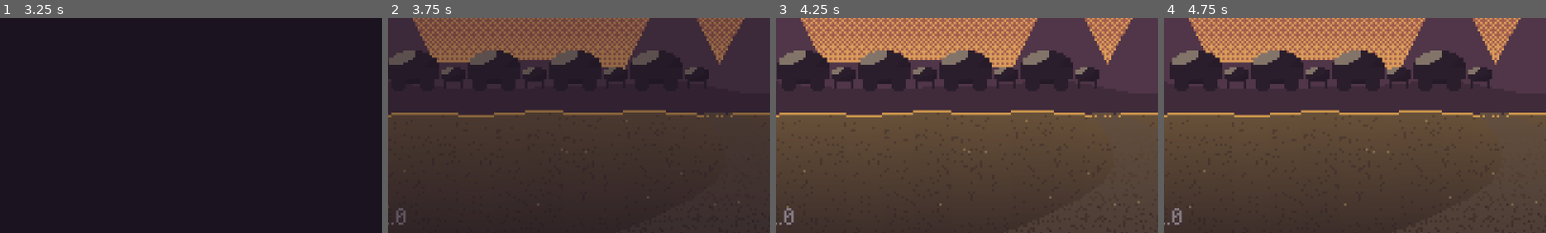
Above: before the commit, frames 1-4 (left to right).
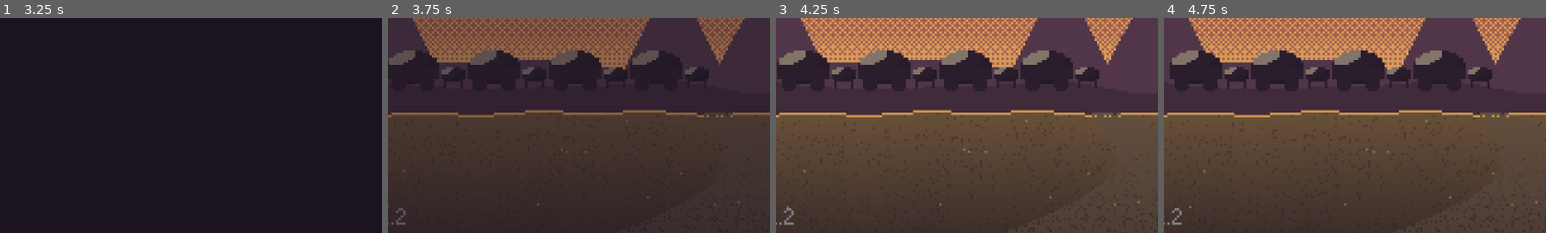
Above: after the commit, the same moments.

Repository: rodriguezric/the_caravan_thief
Game: Godot game, scene res://scenes/shell.tscn
Two runs of this game, one before a commit and one after it. Both use one fixed random seed, a clock stepped at 60 frames per second and the inputs below.
Inputs (mouse positions are % of the whole screen's width and height, from its top left):
- Up to frame 1 (3.25 s): tap Enter at 0.5 s; move the mouse to (72, 45) at 0.52 s; hold Right (right) 0.53-1.25 s; hold Shift (run) 0.53-1.25 s; click (72, 45) at 0.67 s; tap Space at 0.77, 1.07 s; tap Z (accept) at 1.25 s; drag from (30, 55) to (45, 70) at 1.27 s; move the mouse to (60, 28) at 2.02 s; hold Right (right) 2.03-2.75 s; hold Shift (run) 2.03-2.75 s; drag from (45, 70) to (20, 35) at 2.77 s
- Up to frame 2 (3.75 s): move the mouse to (80, 65) at 3.52 s; hold Left (left) from 3.53 s (still down); hold Shift (run) from 3.53 s (still down); tap Keypad Enter at 3.6 s
- Up to frame 3 (4.25 s): keep holding Left (left); keep holding Shift (run); tap Space at 3.77, 4.07 s; tap X (cancel) at 4.15 s
- Up to frame 4 (4.75 s): release Left (left) at 4.25 s; release Shift (run) at 4.25 s; drag from (20, 35) to (35, 25) at 4.27 s
The pictures show only the part of the screen within x 7-57%, y 49-99%; the shares and areas given below are measured in that part.

Frame 1 is identical in both runs. In frame 2, 0.1% of the frame differs, in the area x 2-5%, y 90-97%; in frame 3, 0.1%; in frame 4, 0.1%.

Commit message:
bugfix_dialog_bounce

Diff:
--- a/project.godot
+++ b/project.godot
@@ -12,7 +12,7 @@
 
 config/name="The Caravan Thief"
 config/description="Sword Stories: The Caravan Thief. A heist JRPG about a thief, a cursed sword, and the difference between taking something and owning it."
-config/version="0.1.0"
+config/version="0.1.2"
 run/main_scene="res://scenes/shell.tscn"
 config/features=PackedStringArray("4.6")
 run/flush_stdout_on_print=true
--- a/scripts/dialog.gd
+++ b/scripts/dialog.gd
@@ -25,7 +25,16 @@
 var _anim_t := 0.0
 var _anim_portrait := ""
 var _box_tween: Tween
+var _portrait_tween: Tween
+## True while putting up the first line of a conversation (the box just opened).
+var _fresh := false
 var _open := false
+## Bumped whenever a line goes up; a pending close checks it hasn't changed.
+var _close_id := 0
+## How long the box lingers after a line before closing. A line that follows
+## within this time reuses the open box and portrait instead of replaying
+## their entrance, so a conversation opens once rather than on every line.
+const CLOSE_GRACE := 0.2
 var skip_all := false
 ## The last lines shown, oldest first: [speaker, text].
 var backlog: Array = []
@@ -102,6 +111,7 @@
 
 func _open_box(kind: String) -> void:
 	box.texture = Art.ui(kind)
+	_fresh = not _open
 	if _open:
 		return
 	_open = true
@@ -114,6 +124,7 @@
 
 
 func close() -> void:
+	_close_id += 1
 	_open = false
 	visible = false
 	pframe.visible = false
@@ -121,8 +132,19 @@
 	name_box.visible = false
 
 
+func _close_soon() -> void:
+	## Close unless another line arrives first.
+	_close_id += 1
+	var id := _close_id
+	arrow.visible = false
+	await get_tree().create_timer(CLOSE_GRACE).timeout
+	if id == _close_id and _open:
+		close()
+
+
 func _set_portrait(opts: Dictionary) -> void:
 	var p = opts.get("portrait", null)
+	var mood_changed := false
 	if p == null:
 		pframe.visible = false
 		_portrait_key = ""
@@ -141,6 +163,7 @@
 	else:
 		_anim_portrait = ""
 		var mood: String = opts.get("mood", "")
+		mood_changed = mood != _face_mood
 		pic.texture = Art.portrait(p, mood)
 		pic.position = Vector2(3, 3)
 		_face_spec = p
@@ -150,23 +173,40 @@
 		key = "%s:%s" % [p.get("id", ""), p.get("variant", "")]
 	var x := 8.0 if side == "left" else 234.0
 	var changed := key != _portrait_key or side != _portrait_side or not pframe.visible
+	# mid-conversation, speakers swap in gently; only the first face of a
+	# conversation gets the full slide-in
+	var swap := not _fresh
 	_portrait_key = key
 	_portrait_side = side
 	pframe.visible = true
+	if _portrait_tween:
+		_portrait_tween.kill()
+	pframe.scale = Vector2.ONE
+	if not changed:
+		pframe.position = Vector2(x, 40)
+		pframe.modulate.a = 1.0
 	if changed and Game.reduced_motion():
 		pframe.position = Vector2(x, 40)
 		pframe.modulate.a = 1.0
+	elif changed and swap:
+		# a new speaker mid-conversation: a quick, small cross-fade, no bounce
+		pframe.position = Vector2(x + (-6 if side == "left" else 6), 40)
+		pframe.modulate.a = 0.3
+		_portrait_tween = create_tween().set_parallel(true)
+		_portrait_tween.tween_property(pframe, "position:x", x, 0.1).set_trans(Tween.TRANS_SINE).set_ease(Tween.EASE_OUT)
+		_portrait_tween.tween_property(pframe, "modulate:a", 1.0, 0.1)
 	elif changed:
 		pframe.position = Vector2(x + (-30 if side == "left" else 30), 40)
 		pframe.modulate.a = 0.0
-		var t := create_tween().set_parallel(true)
-		t.tween_property(pframe, "position:x", x, 0.18).set_trans(Tween.TRANS_BACK).set_ease(Tween.EASE_OUT)
-		t.tween_property(pframe, "modulate:a", 1.0, 0.12)
-	else:
-		# mood swap: a little squash
+		_portrait_tween = create_tween().set_parallel(true)
+		_portrait_tween.tween_property(pframe, "position:x", x, 0.18).set_trans(Tween.TRANS_BACK).set_ease(Tween.EASE_OUT)
+		_portrait_tween.tween_property(pframe, "modulate:a", 1.0, 0.12)
+	elif mood_changed:
+		# same speaker, new expression: a little squash
 		pframe.scale = Vector2(1.06, 0.94)
 		pframe.pivot_offset = pframe.size / 2.0
-		create_tween().tween_property(pframe, "scale", Vector2.ONE, 0.12)
+		_portrait_tween = create_tween()
+		_portrait_tween.tween_property(pframe, "scale", Vector2.ONE, 0.12)
 	name_box.position.x = 10.0 if side == "left" else 310.0 - name_box.size.x
 
 
@@ -192,6 +232,7 @@
 
 
 func _prepare(speaker: String, opts: Dictionary) -> void:
+	_close_id += 1
 	_open_box(opts.get("box", "box"))
 	_set_portrait(opts)
 	name_box.visible = speaker != ""
@@ -237,7 +278,7 @@
 		Sfx.play("blip", 1.3, -10.0)
 		arrow.visible = false
 	if not opts.get("keep", false):
-		close()
+		_close_soon()
 
 
 func _type(line: String, voice: String, auto: bool, instant: bool = false) -> void:
@@ -294,16 +335,8 @@
 
 
 func ask(question: String, options: Array, speaker: String = "", opts: Dictionary = {}) -> int:
-	_open_box(opts.get("box", "box"))
-	_set_portrait(opts)
-	name_box.visible = speaker != ""
-	name_label.text = speaker
-	name_box.size.x = Art.text_width(speaker) + 12
-	if pframe.visible:
-		name_box.position.x = 10.0 if _portrait_side == "left" else 310.0 - name_box.size.x
-	else:
-		name_box.position = Vector2(10, 116)
-	text.add_theme_color_override("font_color", opts.get("color", Pal.TEXT if speaker != "" else Pal.CREAM))
+	# _prepare also cancels the previous line's pending close
+	_prepare(speaker, opts)
 	# wrap the question like any other line; earlier pages wait for a press,
 	# the last page stays up under the choices
 	var pages := paginate(question)
@@ -339,5 +372,5 @@
 		r = await m.ask()
 	m.queue_free()
 	if not opts.get("keep", false):
-		close()
+		_close_soon()
 	return r
